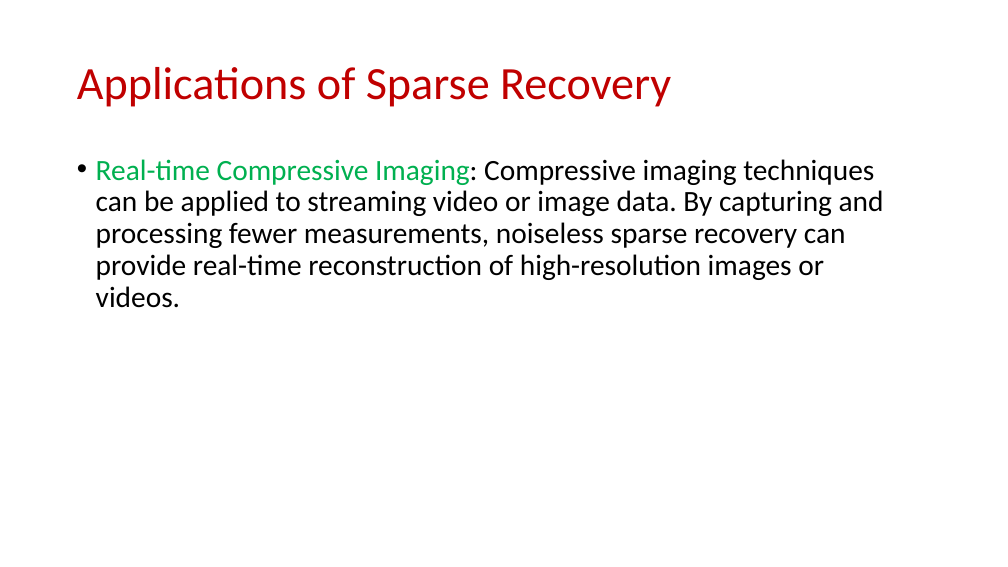
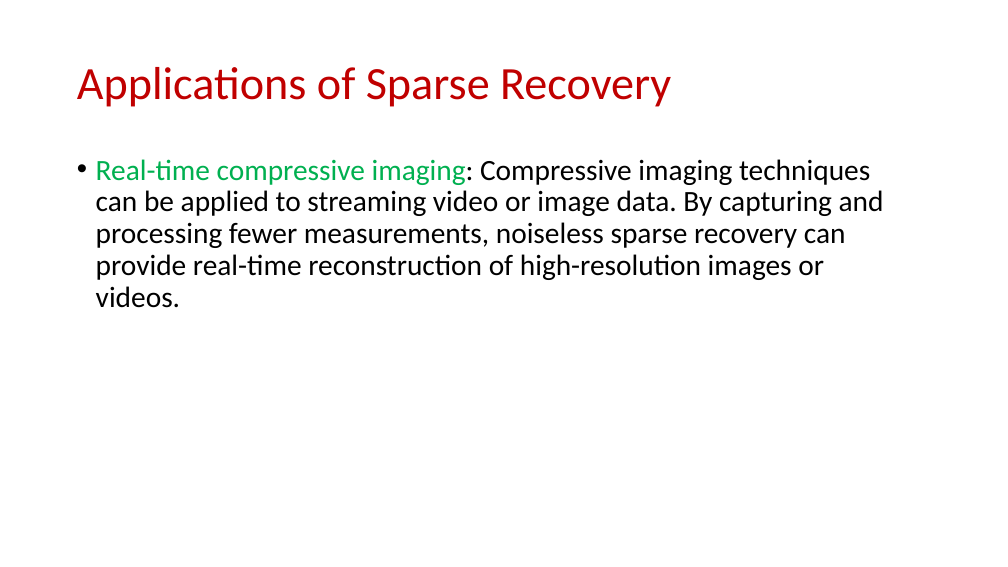
Before and after one commit to samsonzhou/samsonzhou.github.io, a slide deck: slide 6 of CSCE689-23/L15.pptx (slide 5 before the commit). Drawn at 1008x567 pixels with LibreOffice and Linux fonts; fonts in the diff are those of the drawing. Boxes give left, top, right and bottom in pixels: in the first picture for what was removed or moved away, otherwise in the second. Text is boxed around its words. In the diff, an @@ line names an element or a change of style, - is before the commit and + after.

```diff
--- a/CSCE689-23/L15.pptx
+++ b/CSCE689-23/L15.pptx
@@ text at (x1=96, y1=159, x2=884, y2=308): text changed @@
-• Real-time Compressive Imaging: Compressive imaging techniques can be applied to streaming video or image data. By capturing and processing fewer measurements, noiseless sparse recovery can provide real-time reconstruction of high-resolution images or videos.
+• Real-time compressive imaging: Compressive imaging techniques can be applied to streaming video or image data. By capturing and processing fewer measurements, noiseless sparse recovery can provide real-time reconstruction of high-resolution images or videos.
```
Also in this commit, not shown: 2 other slides changed, 5 slides added, 2 other files.
